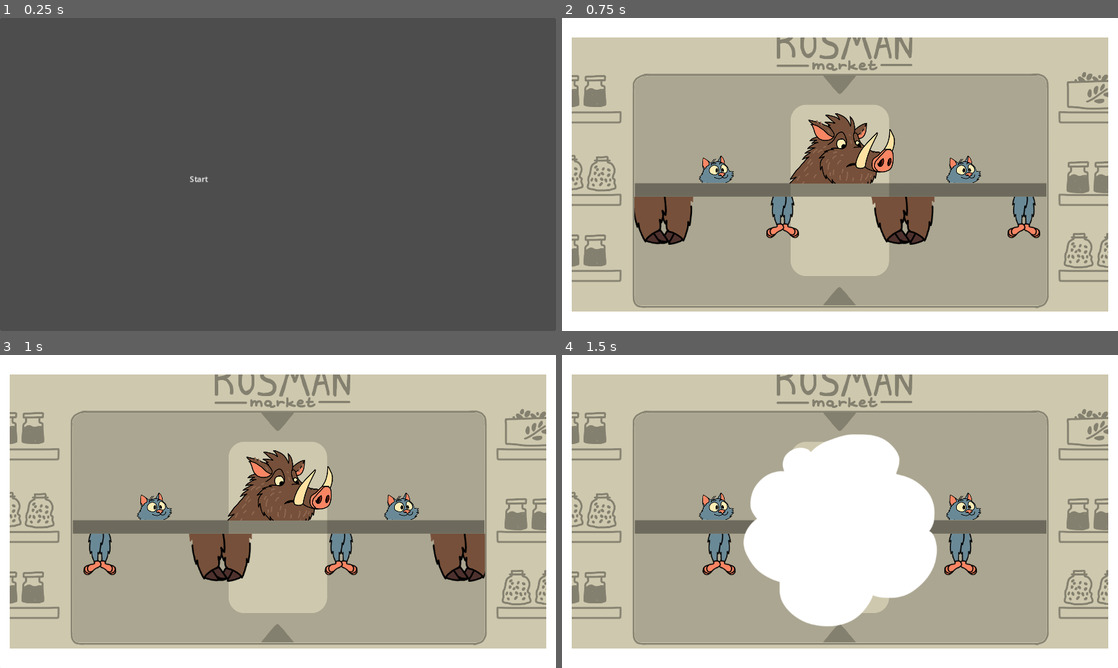
Above: before the commit, frames 1-4 (two rows, left to right).
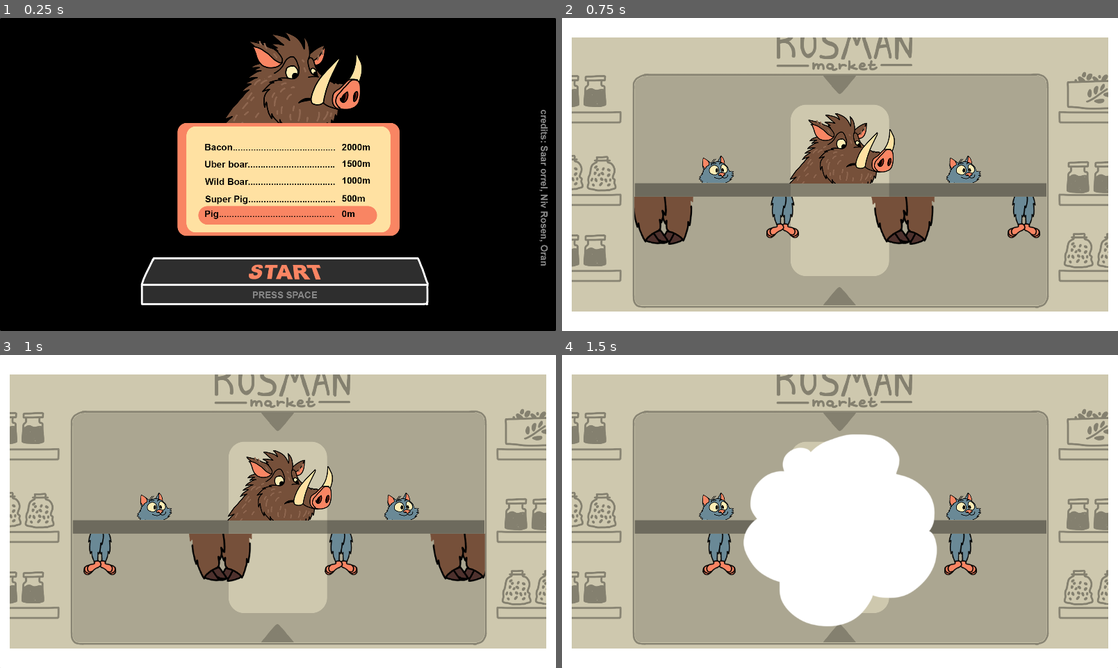
Above: after the commit, the same moments.

Repository: danielr0159/ggj2024
Game: Godot game, scene res://hub.tscn
Two runs of this game, one before a commit and one after it. Both use one fixed random seed, a clock stepped at 60 frames per second and the inputs below.
Inputs (mouse positions are in pixels of both pictures, inside the frame that each line leads up to):
- Up to frame 1 (0.25 s): no input
- Up to frame 2 (0.75 s): click (840, 174) at 0.5 s
- Up to frame 3 (1 s): no input
- Up to frame 4 (1.5 s): click (840, 511) at 1.25 s

The runs differ from the first frame. In frame 1, 100% of the frame differs, in the area x 0-100%, y 0-100%; in frame 2, nothing differs; in frame 3, nothing differs; in frame 4, nothing differs.

Commit message:
Start screen graphics

Diff:
--- a/screens/start.tscn
+++ b/screens/start.tscn
@@ -1,16 +1,22 @@
-[gd_scene load_steps=2 format=3 uid="uid://dadh65rrjtb1o"]
+[gd_scene load_steps=4 format=3 uid="uid://dadh65rrjtb1o"]
 
 [ext_resource type="Script" path="res://scripts/start.gd" id="1_5h3gt"]
+[ext_resource type="Texture2D" uid="uid://c0gtgg6ibatfh" path="res://assets/images/start/start_1.png" id="2_awfvf"]
+[ext_resource type="Texture2D" uid="uid://qrrlfm3ljol2" path="res://assets/images/start/start_2.png" id="3_p3c3o"]
 
 [node name="Start" type="Node2D"]
 script = ExtResource("1_5h3gt")
 
-[node name="Label" type="Label" parent="."]
-offset_left = 393.0
-offset_top = 322.0
-offset_right = 433.0
-offset_bottom = 345.0
-text = "Start"
+[node name="Start1" type="Sprite2D" parent="."]
+position = Vector2(576, 324)
+scale = Vector2(0.6, 0.6)
+texture = ExtResource("2_awfvf")
+
+[node name="Start2" type="Sprite2D" parent="."]
+visible = false
+position = Vector2(576, 324)
+scale = Vector2(0.6, 0.6)
+texture = ExtResource("3_p3c3o")
 
 [node name="Button" type="Button" parent="."]
 offset_right = 1152.0
--- a/scripts/hub.gd
+++ b/scripts/hub.gd
@@ -28,6 +28,7 @@
 		if i != last_died:
 			unused_minigames.push_back(i)
 	var screen : StartScreen = preload("res://screens/start.tscn").instantiate()
+	screen.pig_level = pig_level
 	add_child(screen)
 	await screen.start
 	var minigame : Minigame = preload("res://minigames/carousel.tscn").instantiate()
--- a/scripts/start.gd
+++ b/scripts/start.gd
@@ -3,10 +3,15 @@
 
 signal start
 
+@export var pig_level: int = 0
+
 @onready var button: Button = $Button
 
 # Called when the node enters the scene tree for the first time.
 func _ready() -> void:
+	if pig_level > 0:
+		$Start1.visible = false
+		$Start2.visible = true
 	button.grab_focus()
 	button.pressed.connect(self._action)
 
Binary file added: assets/images/start/start_1.png
Not shown, added: assets/images/start/start_1.png.import
Binary file added: assets/images/start/start_2.png
Not shown, added: assets/images/start/start_2.png.import
